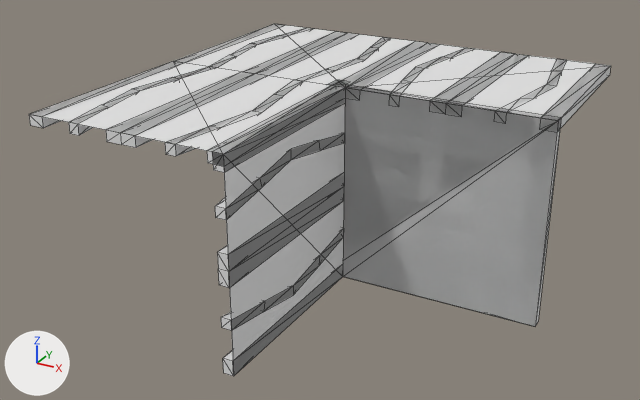
One commit to the OBJ model Data/bmc/tiles/t_236.obj: the scene before it, then after it.
Both versions are drawn from a 50 mm lens placed at (0.915, -1.785, 0.592), pointed at (-0.045, -0.04, -0.28). Arrows for +X, +Y and +Z are at lower left; the lights stay in place. Mesh edges are drawn as thin lines. Where no turn or scale is listed for an object, it has been applied to the vertices.

Before the edit, the objects in view are built like this:
```python
me_t_236 = bpy.data.meshes.new('t_236')
me_t_236.from_pydata(...)  # 255 vertices, 500 faces; spans x -0.5..0.5, y -0.5..0.5, z -0.5..0.0
ob_t_236 = bpy.data.objects.new('t_236', me_t_236)
ob_t_236.location = (0.0, 0.0, 0.0)
```
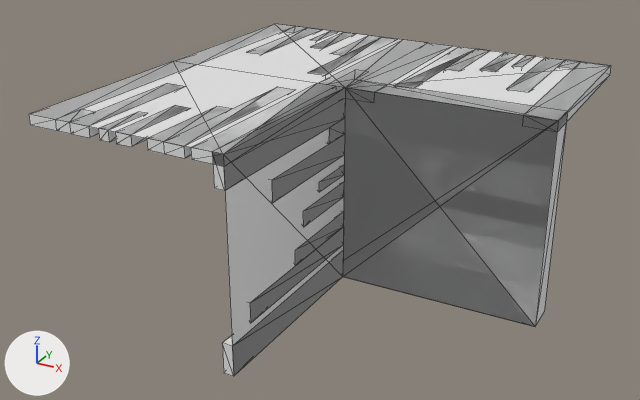
Location of each change, [x1, y1, x2, y2] in pixels of the pictures (640 x 400 px; the box of a moved part takes in the faces that stretch with it):
part 1 of me_t_236, added
    after: [319, 166, 344, 192]
part 2 of me_t_236, added
    after: [303, 182, 344, 226]
part 3 of me_t_236, added
    after: [513, 55, 536, 67]
part 4 of me_t_236, added
    after: [310, 31, 337, 41]
part 5 of me_t_236, added
    after: [98, 112, 145, 142]
part 6 of me_t_236, added
    after: [481, 53, 519, 72]
part 7 of me_t_236, added
    after: [311, 32, 355, 49]
part 8 of me_t_236, added
    after: [115, 109, 172, 147]
part 9 of me_t_236, rebuilt (34% narrower, 40% shorter)
    before: [165, 37, 390, 156]
    after: [147, 87, 295, 158]
part 10 of me_t_236, rebuilt
    before: [221, 228, 344, 330]
    after: [250, 212, 344, 322]
part 11 of me_t_236, rebuilt
    before: [389, 48, 474, 107]
    after: [395, 47, 489, 88]
part 12 of me_t_236, added
    after: [308, 36, 397, 75]
part 13 of me_t_236, deleted
    before: [218, 175, 344, 288]
part 14 of me_t_236, deleted
    before: [429, 52, 528, 117]
part 15 of me_t_236, moved or reshaped
    both: [29, 24, 611, 376]

The change, as a list of edits to the scene's bpy script:
```text
Change me_t_236:
    used by ob_t_236; location = (0.0, 0.0, 0.0)
    remove me_t_236.from_pydata(...)  # 255 vertices, 500 faces; spans x -0.5..0.5, y -0.5..0.5, z -0.5..0.0
    add me_t_236.from_pydata(...)  # 229 vertices, 410 faces; spans x -0.5..0.5, y -0.5..0.5, z -0.5..0.0
    me_t_236 part 1: a new loose piece, a box spanning x -0.025..0.0, y -0.126..0.0, z -0.218..-0.193
    me_t_236 part 2: a new loose piece, a box spanning x -0.025..0.0, y -0.2..0.0, z -0.277..-0.237
    me_t_236 part 3: a new loose piece, a box spanning x 0.282..0.307, y 0.374..0.5, z -0.025..0.0
    me_t_236 part 4: a new loose piece, a box spanning x -0.307..-0.282, y 0.374..0.5, z -0.025..0.0
    me_t_236 part 5: a new loose piece, a box spanning x -0.307..-0.282, y -0.5..-0.374, z -0.025..0.0
    me_t_236 part 6: a new loose piece, a box spanning x 0.223..0.263, y 0.3..0.5, z -0.025..0.0
    me_t_236 part 7: a new loose piece, a box spanning x -0.263..-0.223, y 0.3..0.5, z -0.025..0.0
    me_t_236 part 8: a new loose piece, a box spanning x -0.263..-0.223, y -0.5..-0.3, z -0.025..0.0
    me_t_236 part 9: the loose piece of 36 vertices spanning x -0.138..-0.071, y -0.5..0.5, z -0.025..0.0 is rebuilt with 14 vertices and now spans x -0.182..-0.092, y -0.5..-0.071, z -0.025..0.0
    me_t_236 part 10: the loose piece of 20 vertices spanning x -0.025..0.0, y -0.5..0.0, z -0.429..-0.362 is rebuilt with 14 vertices and now spans x -0.025..0.0, y -0.429..0.0, z -0.408..-0.318
    me_t_236 part 11: the loose piece of 20 vertices spanning x 0.071..0.138, y 0.0..0.5, z -0.025..0.0 is rebuilt with 14 vertices and now spans x 0.092..0.182, y 0.071..0.5, z -0.025..0.0
    me_t_236 part 12: a new loose piece of 14 vertices spanning x -0.182..-0.092, y 0.071..0.5, z -0.025..0.0
    me_t_236 part 13: the loose piece of 12 vertices spanning x -0.025..0.0, y -0.5..0.0, z -0.287..-0.212 is deleted
    me_t_236 part 14: the loose piece of 12 vertices spanning x 0.213..0.287, y 0.0..0.5, z -0.025..0.0 is deleted
    me_t_236 part 15: 130 vertices removed from x -0.463..0.5, y -0.5..0.5, z -0.5..0.0; 84 vertices added at x -0.425..0.5, y -0.5..0.5, z -0.5..0.0
```
